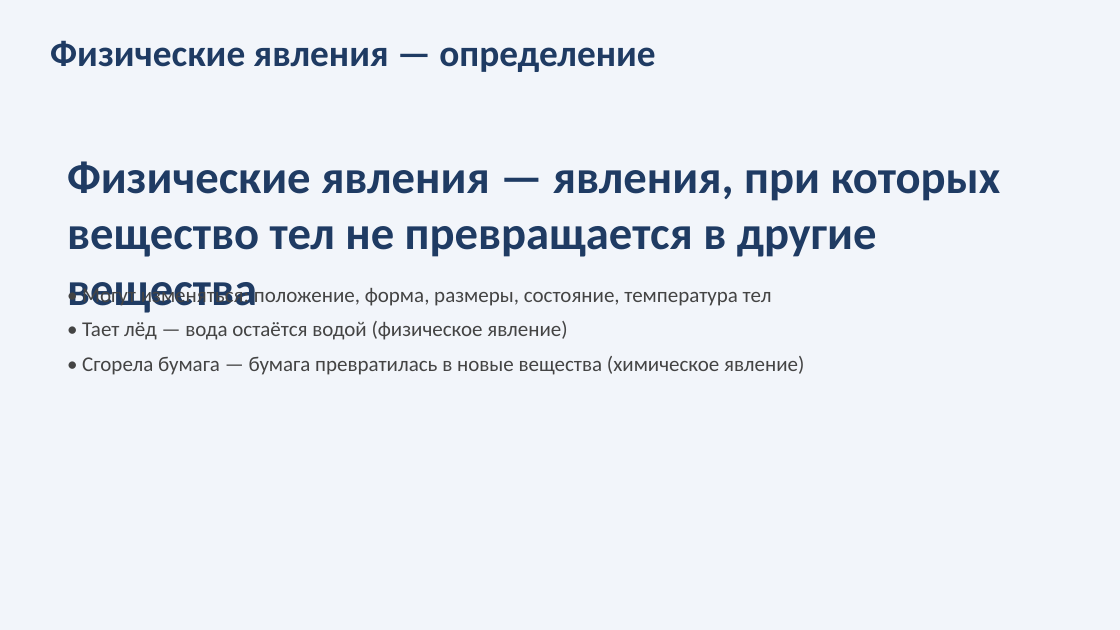
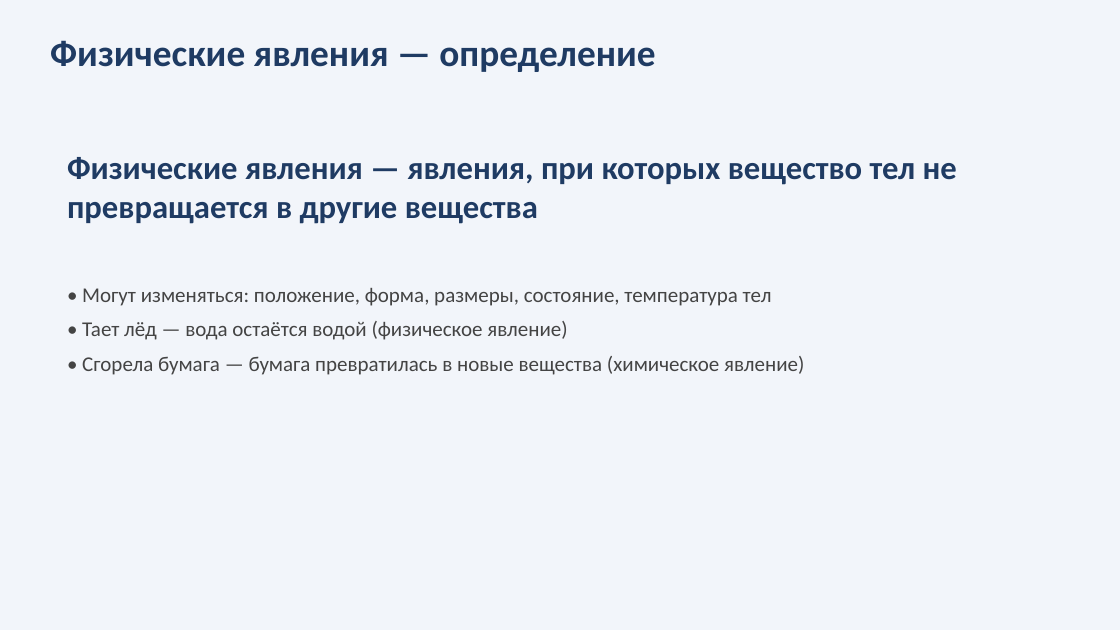
Before and after one commit to F1exmp/physics, a slide deck: slide 8 of lessons/7/7_01_Физика_наука_о_природе_Явления_природы_Физические_явления/7_01_Физика_наука_о_природе_Явления_природы_Физические_явления.pptx. Drawn at 1120x630 pixels with LibreOffice and Linux fonts; fonts in the diff are those of the drawing. Boxes give left, top, right and bottom in pixels: in the first picture for what was removed or moved away, otherwise in the second. Text is boxed around its words. In the diff, an @@ line names an element or a change of style, - is before the commit and + after.

```diff
--- a/lessons/7/7_01_Физика_наука_о_природе_Явления_природы_Физические_явления/7_01_Физика_наука_о_природе_Явления_природы_Физические_явления.pptx
+++ b/lessons/7/7_01_Физика_наука_о_природе_Явления_природы_Физические_явления/7_01_Физика_наука_о_природе_Явления_природы_Физические_явления.pptx
@@ text "Физические явления — явления, при ..." at (67, 157, 957, 224): size 40 to 28 pt @@
```
Also in this commit, not shown: 23 other files.
